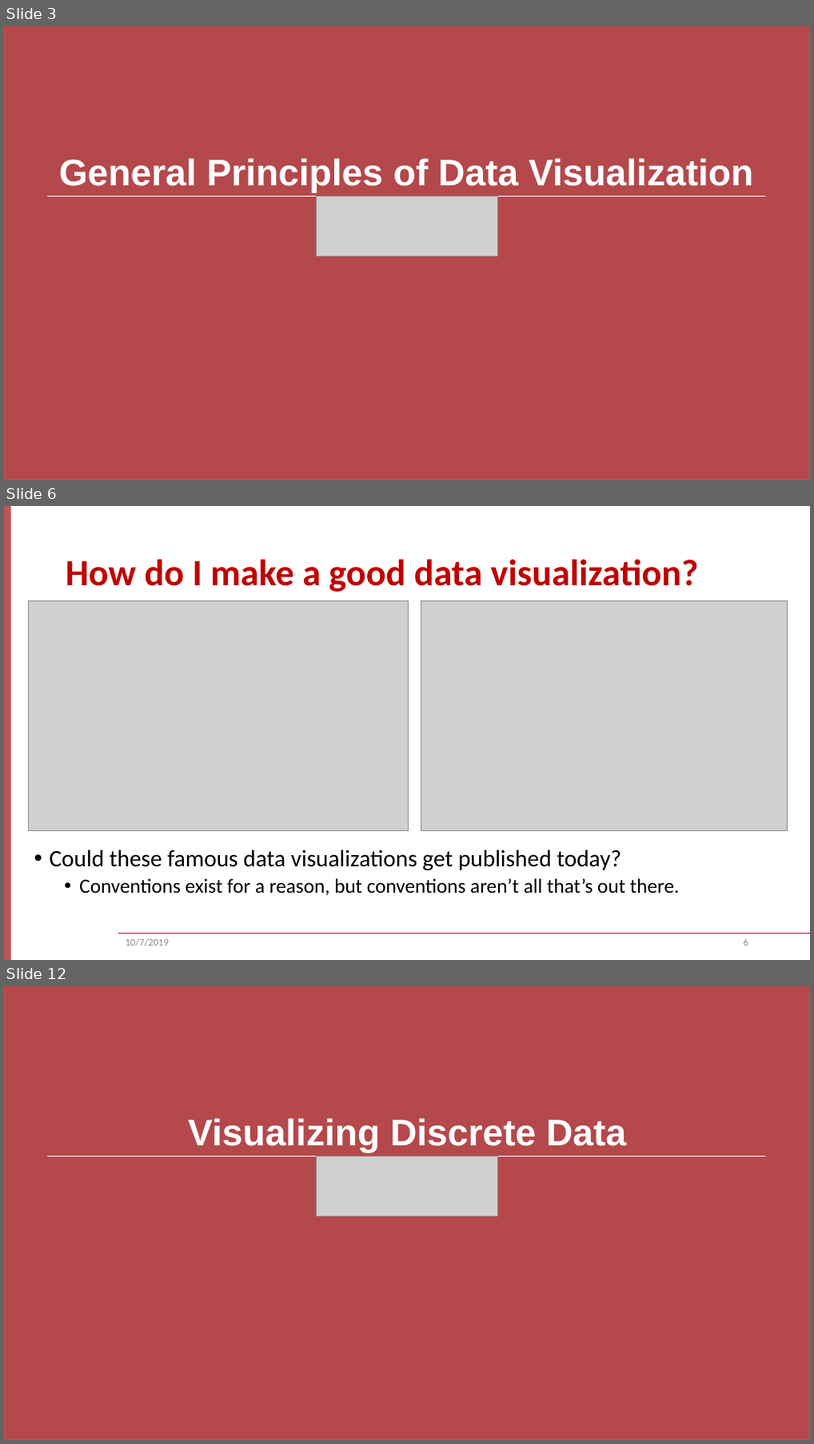
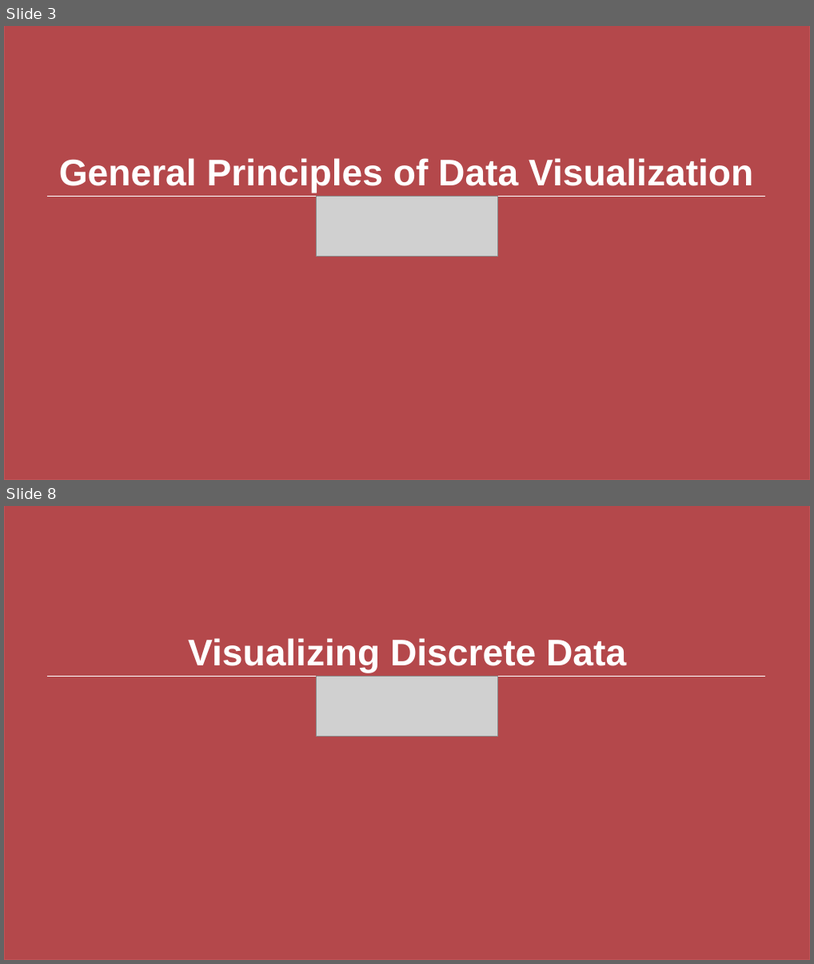
Before and after one commit to keithlohse/ASNR, a slide deck: ASNR_2019_workshop/lohse_ASNR_2019.pptx. Shown one above the other, each under a label of ours: slides 3, 6 and 12 before the commit, slides 3 and 8 after it; the slides between them are not shown. The pictures are 814x1444 and 814x964 pixels, drawn with LibreOffice and Linux fonts; fonts in the diff are those of the drawing; grey boxes stand for pictures; background and template pictures are left out. Boxes give left, top, right and bottom in pixels: in the first picture for what was removed or moved away, otherwise in the second. Text is boxed around its words. In the diff, an @@ line names an element or a change of style, - is before the commit and + after.

Commit message:
Final upload for ASNR 2019
Finalized script file, .ppt and images for ASNR 2019

```diff
--- a/ASNR_2019_workshop/lohse_ASNR_2019.pptx
+++ b/ASNR_2019_workshop/lohse_ASNR_2019.pptx
@@ slide 6 removed at [4, 506, 810, 960], background #FFFFFF; not listed: 2 template elements that a slide beside it also shows @@
@@ title removed at [66, 559, 699, 592] @@
-How do I make a good data visualization?
@@ picture removed at [28, 600, 409, 830] @@
@@ picture removed at [422, 600, 787, 830] @@
@@ text removed at [50, 849, 680, 895] @@
-• Could these famous data visualizations get published today?
-  • Conventions exist for a reason, but conventions aren’t all that’s out there.
@@ text removed at [126, 938, 169, 946] @@
-10/7/2019
@@ page number removed at [744, 938, 749, 945] @@
-6
@@ what was slide 12 is now slide 8 @@
```
Also in this commit, not shown: 16 slides changed, 5 other slides removed, 17 other files.
